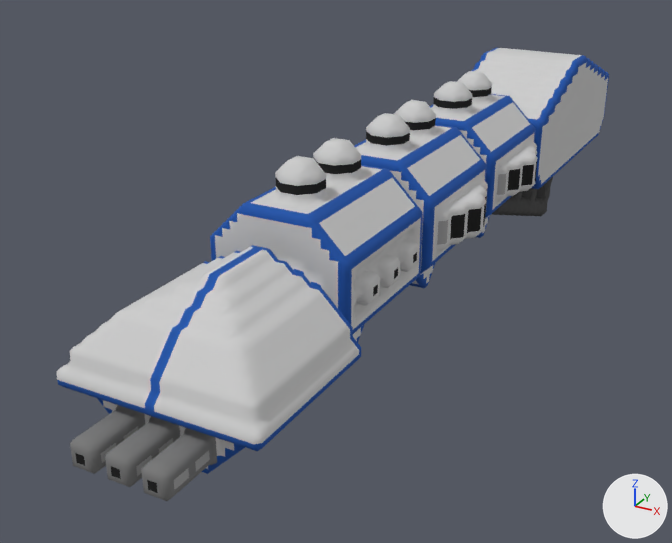
The OBJ model src/jsMain/resources/meshes/diadochi-4-scylla-class.obj: old version first, new version second.
Before and after are seen from a camera (50 mm lens) standing at (48.5, -114.7, 42.2) and looking at (-9.5, -9.2, -10.6). Lighting does not change. The marker at lower right points along +X, +Y and +Z. Where no turn or scale is listed for an object, it has been applied to the vertices.

Objects in the first picture: 'diadochi-4-scylla-class'.
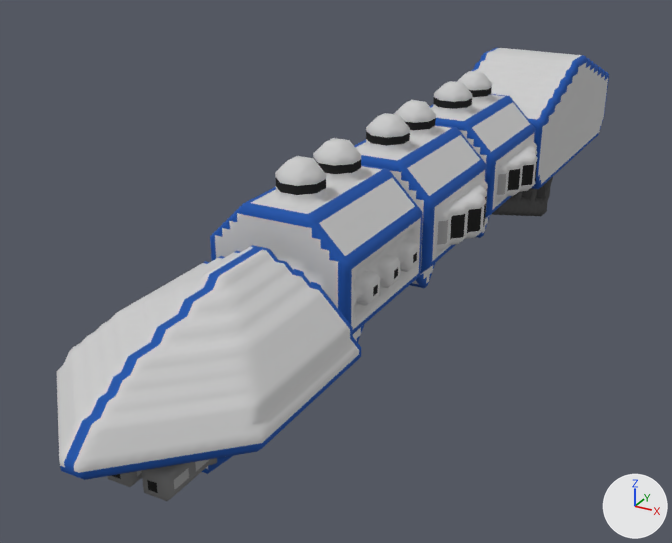
The newer file is also turned or shifted as a whole; pictures and numbers use the older file's frame.

What differs and where, as boxes (x1, y1, x2, y2) in the pictures (672 x 543 px):
part 1 of me_diadochi_4_scylla_class, built on
    before: (57, 286, 263, 451)
    after: (57, 286, 258, 480)
part 2 of me_diadochi_4_scylla_class, surface changed
    before: (82, 358, 241, 446)

The change in detail:
me_diadochi_4_scylla_class is used by ob_diadochi_4_scylla_class; location (0.0, 0.0, 0.0).
me_diadochi_4_scylla_class had 17950 vertices, 35908 faces and spanned x -11.5..11.5, y -65.6..69.4, z -21.2..13.8.
me_diadochi_4_scylla_class now has 18481 vertices, 36970 faces and spans x -11.5..11.5, y -70.6..69.4, z -21.2..13.8.
me_diadochi_4_scylla_class part 1: 84 vertices moved from x -10.0..10.0, y -60.6..-52.6, z -2.7..5.3 to x -10.5..10.5, y -69.1..-53.1, z -3.2..5.8; 234 vertices removed from x -10.5..10.5, y -60.6..-41.1, z -3.2..5.3; 765 vertices added at x -10.5..10.5, y -70.6..-40.3, z -3.5..5.8.
me_diadochi_4_scylla_class part 2: 232 kept faces spanning x -10.5..10.5, y -68.1..-42.6, z -3.5..-3.2 get new texture (UV) coordinates.
